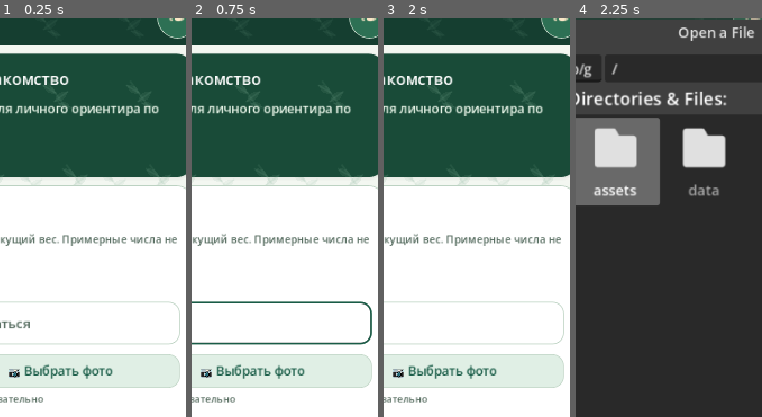
Above: before the commit, frames 1-4 (left to right).
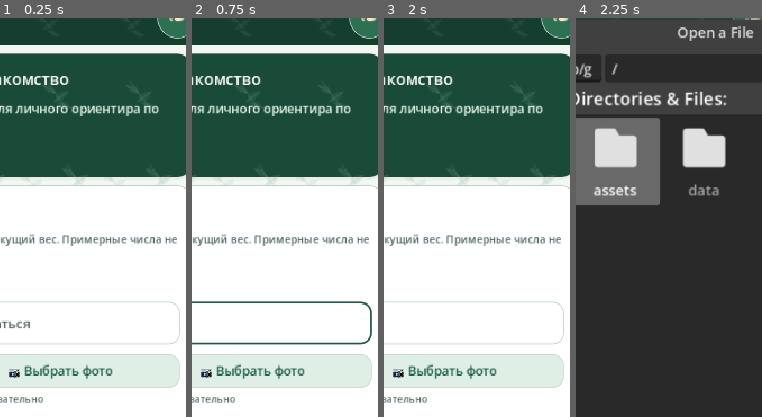
Above: after the commit, the same moments.

Repository: Domenklay/My_balance
Game: Godot game, scene res://main.tscn
Two runs of this game, one before a commit and one after it. Both use one fixed random seed, a clock stepped at 60 frames per second and the inputs below.
Inputs (mouse positions are % of the whole screen's width and height, from its top left):
- Up to frame 1 (0.25 s): no input
- Up to frame 2 (0.75 s): click (49, 42) at 0.52 s; type "Alex" at 0.6 s
- Up to frame 3 (2 s): click (28, 80) at 0.75 s; type "12" at 0.83 s; click (71, 80) at 0.98 s; type "12" at 1.07 s; click (49, 90) at 1.27 s; type "12" at 1.35 s
- Up to frame 4 (2.25 s): click "❧" at 2 s
The pictures show only the part of the screen within x 43-93%, y 4-54%; the shares and areas given below are measured in that part.

Frames 1-3 are identical in both runs. In frame 4, 0.5% of the frame differs, in the area x 54-96%, y 2-6%.

Commit message:
Fix Unicode word boundaries for Cyrillic OCR labels

Diff:
--- a/godot/src/label_ocr.gd
+++ b/godot/src/label_ocr.gd
@@ -2,7 +2,7 @@
 # Conservative extraction. Multiple bases/columns are left for manual review.
 static func _regex(pattern: String) -> RegEx:
     var r = RegEx.new()
-    r.compile(pattern)
+    r.compile("(*UCP)" + pattern)
     return r
 
 static func parse(raw: String) -> Dictionary:
